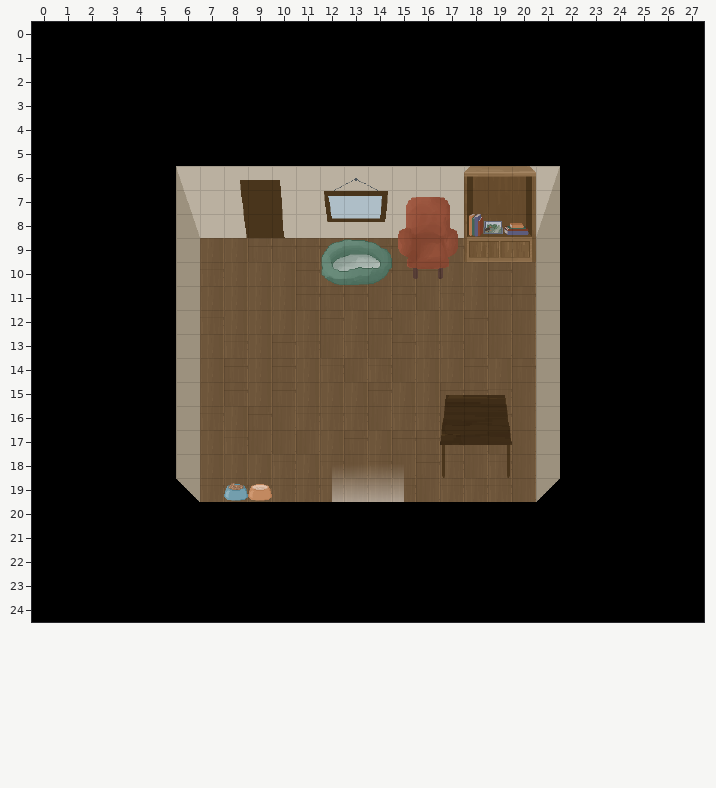
Tiled map (JSON), stored at assets/maps/map_maison_joueur.json. Above, as it was before the edit.
Cells are 32x32 px. Shown: x 0..27, y 0..24.
Once edited:
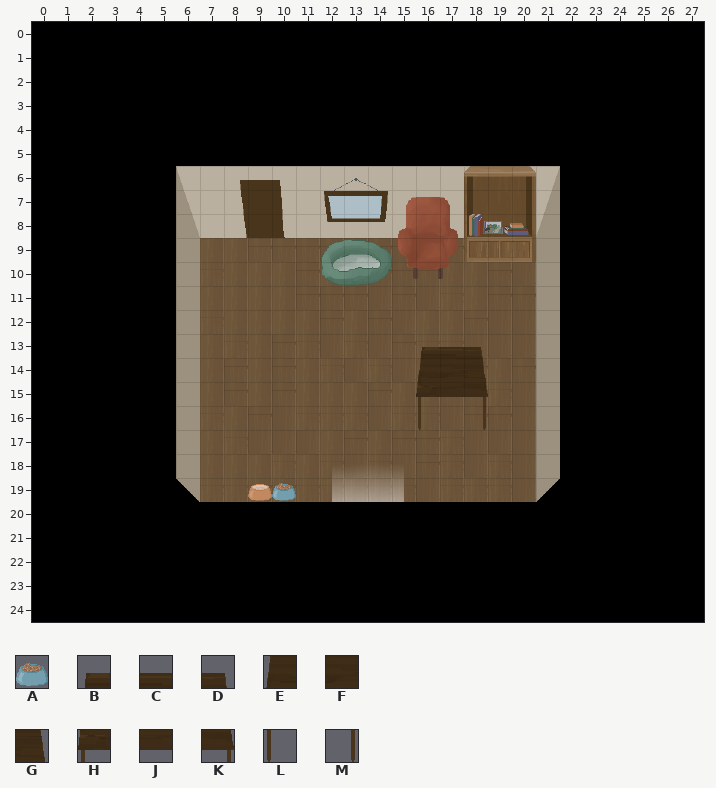
Key: from "tileset_interieur": A 77, B 102, C 103, D 104, E 116, F 117, G 118, H 130, J 131, K 132, L 144, M 146.
_ is an empty cell.
The author wrote: ajout du chien, de la croquette dans la maison et du readme
The exact change:
Layer "collisions":
Tile A is added in row 19 at x 10.
Tile B is added in row 13 at x 16.
Tile C is added in row 13 at x 17.
Tile D is added in row 13 at x 18.
Tile E is added in row 14 at x 16.
Tile F is added in row 14 at x 17.
Tile G is added in row 14 at x 18.
Tile H is added in row 15 at x 16.
Tile J replaces tile B in row 15 at x 17.
Tile K replaces tile C in row 15 at x 18.
Tile L is added in row 16 at x 16.
Tile M replaces tile F in row 16 at x 18.
Tile A is removed in row 19 at x 8.
Tile D is removed in row 15 at x 19.
Tile E is removed in row 16 at x 17.
Tile G is removed in row 16 at x 19.
Tile H is removed in row 17 at x 17.
Tile J is removed in row 17 at x 18.
Tile K is removed in row 17 at x 19.
Tile L is removed in row 18 at x 17.
Tile M is removed in row 18 at x 19.
Boxes around the changes in both pictures, in picture pixels (x1, y1, x2, y2):
changed: (416, 347, 512, 478)
removed: (224, 483, 248, 501)
added: (272, 483, 296, 501)
